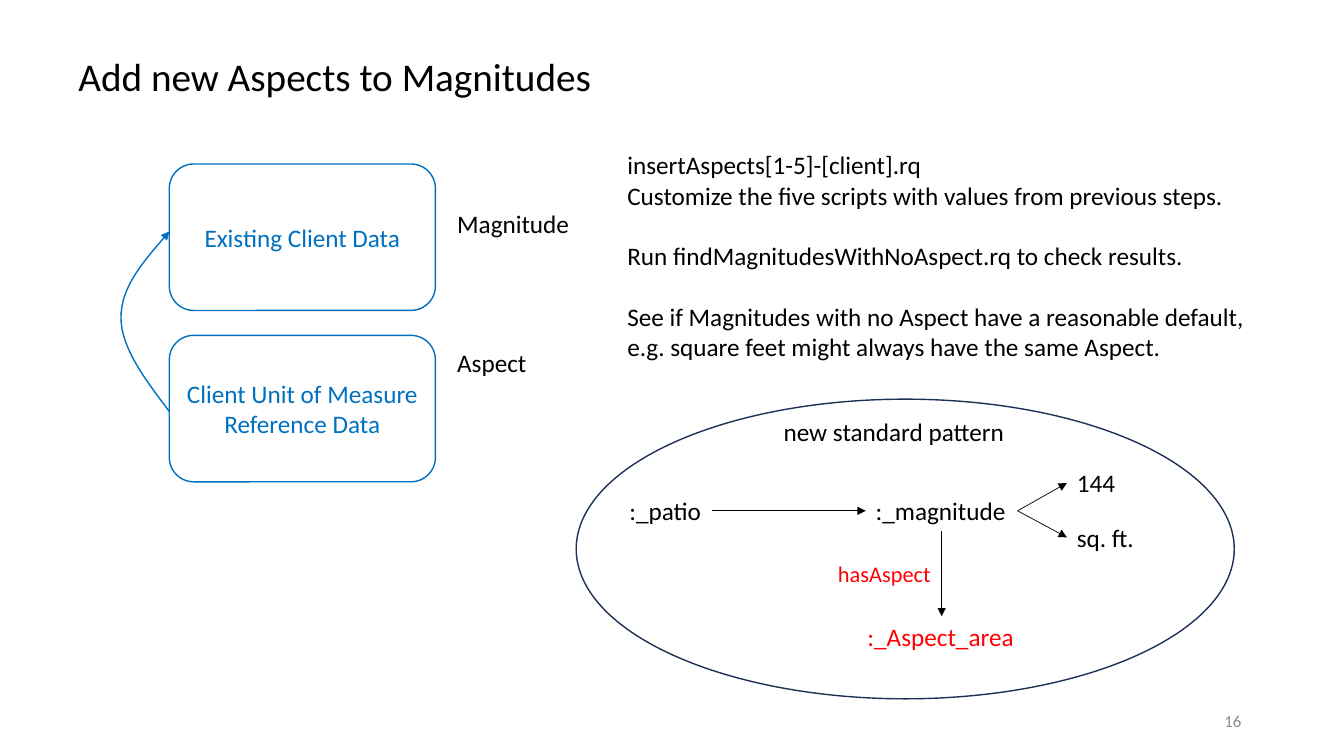
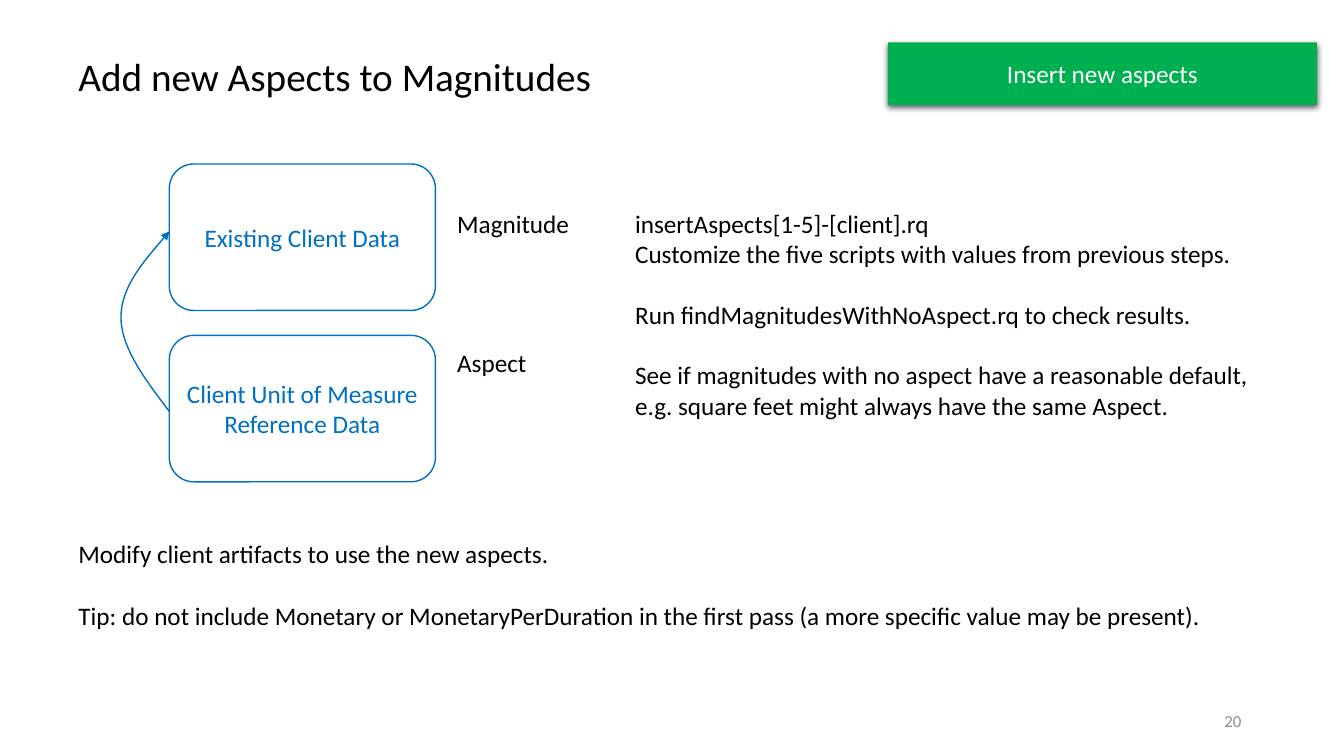
Before and after one commit to semanticarts/gist, a slide deck: slide 20 of migration/v13.0/uomDataConversion.pptx (slide 16 before the commit). Drawn at 1344x756 pixels with LibreOffice and Linux fonts; fonts in the diff are those of the drawing. Boxes give left, top, right and bottom in pixels: in the first picture for what was removed or moved away, otherwise in the second. Text is boxed around its words. In the diff, an @@ line names an element or a change of style, - is before the commit and + after.

```diff
--- a/migration/v13.0/uomDataConversion.pptx
+++ b/migration/v13.0/uomDataConversion.pptx
@@ rectangle added at (888,42,1318,105), fill #00B050, 18 pt, text #FFFFFF @@
+Insert new aspects
@@ text "insertAspects[1-5]-[client].rq": place and size @@
-text "insertAspects[1-5]-[client].rq" at (627,155,1243,361)
+text "insertAspects[1-5]-[client].rq" at (635,214,1247,420)
@@ text at (635,366,1247,389): text changed @@
-See if Magnitudes with no Aspect have a reasonable default,
+See if magnitudes with no aspect have a reasonable default,
@@ ellipse removed at (577,399,1235,699) @@
@@ text removed at (784,423,1004,445) @@
-new standard pattern
@@ text removed at (1077,475,1115,492) @@
-144
@@ text removed at (629,502,701,524) @@
-:_patio
@@ text removed at (876,502,1006,525) @@
-:_magnitude
@@ arrow removed from (1018, 511) to (1067, 483) @@
@@ arrow removed from (713, 511) to (866, 511) @@
@@ arrow removed from (942, 531) to (942, 616) @@
@@ arrow removed from (1018, 511) to (1067, 537) @@
@@ text removed at (1077,529,1134,551) @@
-sq. ft.
@@ text added at (78,545,548,567), 18 pt, text #000000 @@
+Modify client artifacts to use the new aspects.
@@ text removed at (838,566,931,586) @@
-hasAspect
@@ text added at (78,606,1199,629), 18 pt, text #000000 @@
+Tip: do not include Monetary or MonetaryPerDuration in the first pass (a more specific value may be present).
@@ text removed at (867,629,1013,650) @@
-:_Aspect_area
@@ page number at (1224,716,1241,727): text changed @@
-16
+20
```
Also in this commit, not shown: 15 other slides changed, 9 slides added, 4 slides removed.
